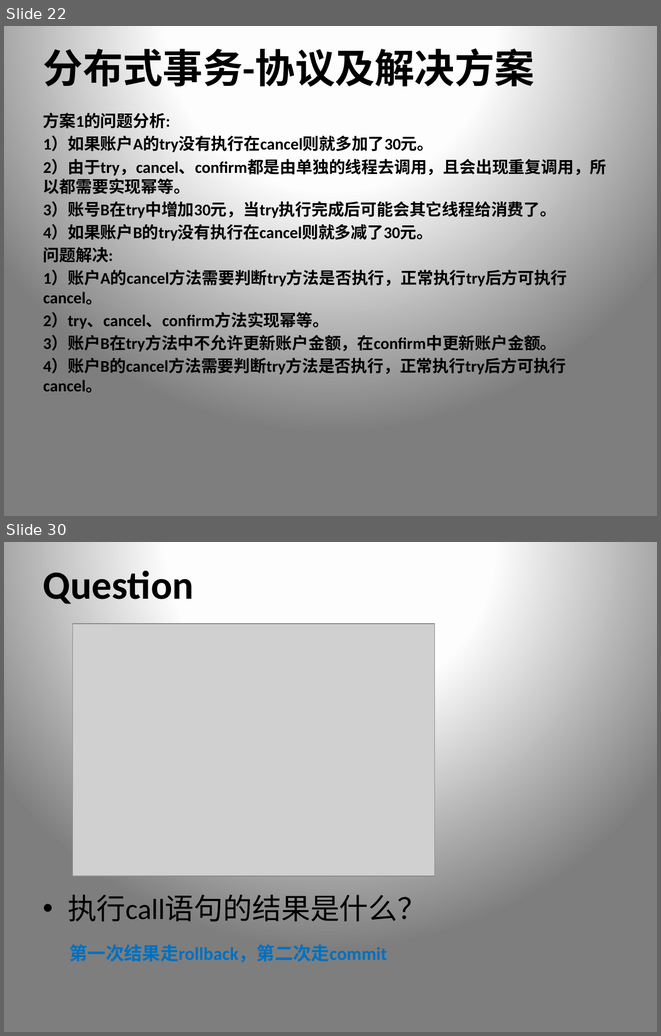
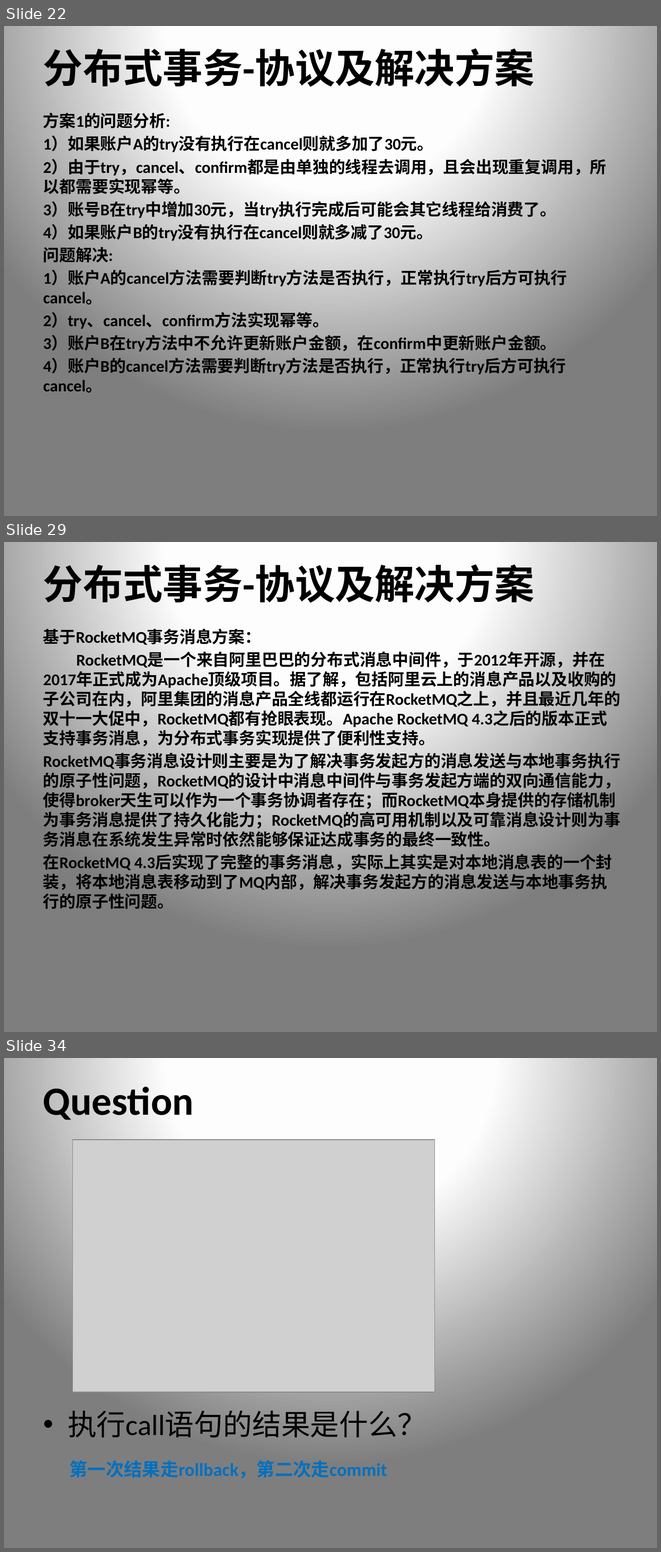
Before and after one commit to xiongpeter/study-notes, a slide deck: 我的.pptx. Shown one above the other, each under a label of ours: slides 22 and 30 before the commit, slides 22, 29 and 34 after it; the slides between them are not shown. The pictures are 661x1036 and 661x1552 pixels, drawn with LibreOffice and Linux fonts; fonts in the diff are those of the drawing; grey boxes stand for pictures. Boxes give left, top, right and bottom in pixels: in the first picture for what was removed or moved away, otherwise in the second. Text is boxed around its words. In the diff, an @@ line names an element or a change of style, - is before the commit and + after.

Commit message:
更新分布式事务ppt

```diff
--- a/我的.pptx
+++ b/我的.pptx
@@ slide 29 added at (4, 542, 657, 1032), background gradient #FFFFFF to #FEFEFE to #7F7F7F @@
@@ title added at (43, 558, 535, 609), 44 pt, text #000000, bold @@
+分布式事务-协议及解决方案
@@ text added at (43, 626, 620, 909), 18 pt, text #000000, bold @@
+基于RocketMQ事务消息方案：
+RocketMQ是一个来自阿里巴巴的分布式消息中间件，于2012年开源，并在2017年正式成为Apache顶级项目。据了解，包括阿里云上的消息产品以及收购的子公司在内，阿里集团的消息产品全线都运行在RocketMQ之上，并且最近几年的双十一大促中，RocketMQ都有抢眼表现。Apache RocketMQ 4.3之后的版本正式支持事务消息，为分布式事务实现提供了便利性支持。
+RocketMQ事务消息设计则主要是为了解决事务发起方的消息发送与本地事务执行的原子性问题，RocketMQ的设计中消息中间件与事务发起方端的双向通信能力，使得broker天生可以作为一个事务协调者存在；而RocketMQ本身提供的存储机制为事务消息提供了持久化能力；RocketMQ的高可用机制以及可靠消息设计则为事务消息在系统发生异常时依然能够保证达成事务的最终一致性。
+在RocketMQ 4.3后实现了完整的事务消息，实际上其实是对本地消息表的一个封装，将本地消息表移动到了MQ内部，解决事务发起方的消息发送与本地事务执行的原子性问题。
@@ what was slide 30 is now slide 34 @@
```
Also in this commit, not shown: 6 slides changed, 7 other slides added, 4 slides removed.
